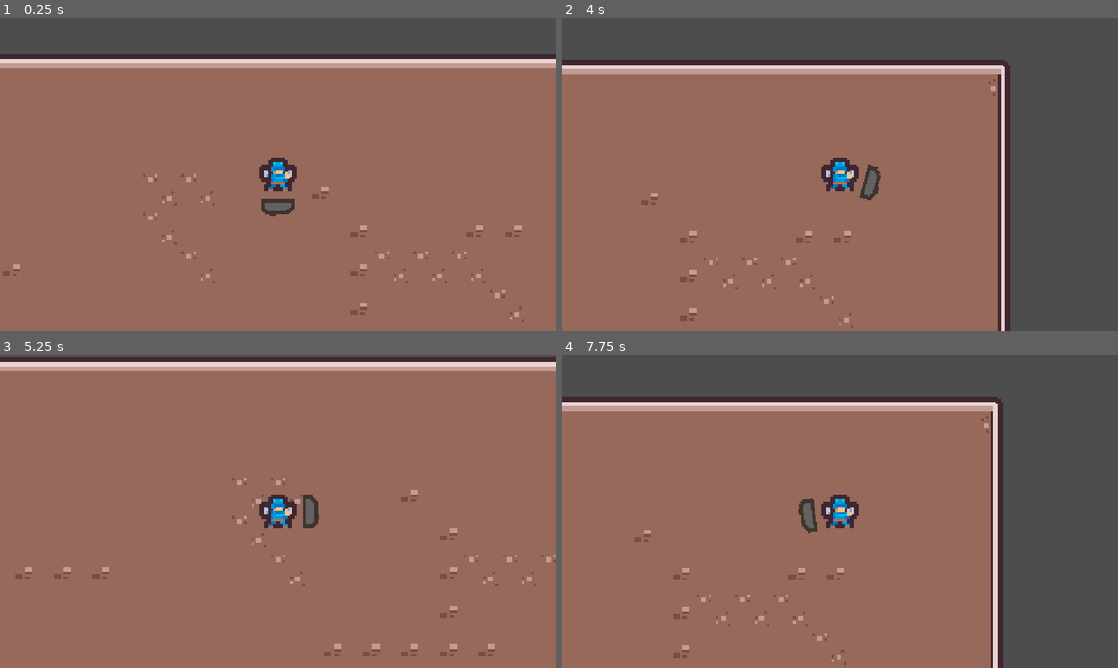
Above: before the commit, frames 1-4 (two rows, left to right).
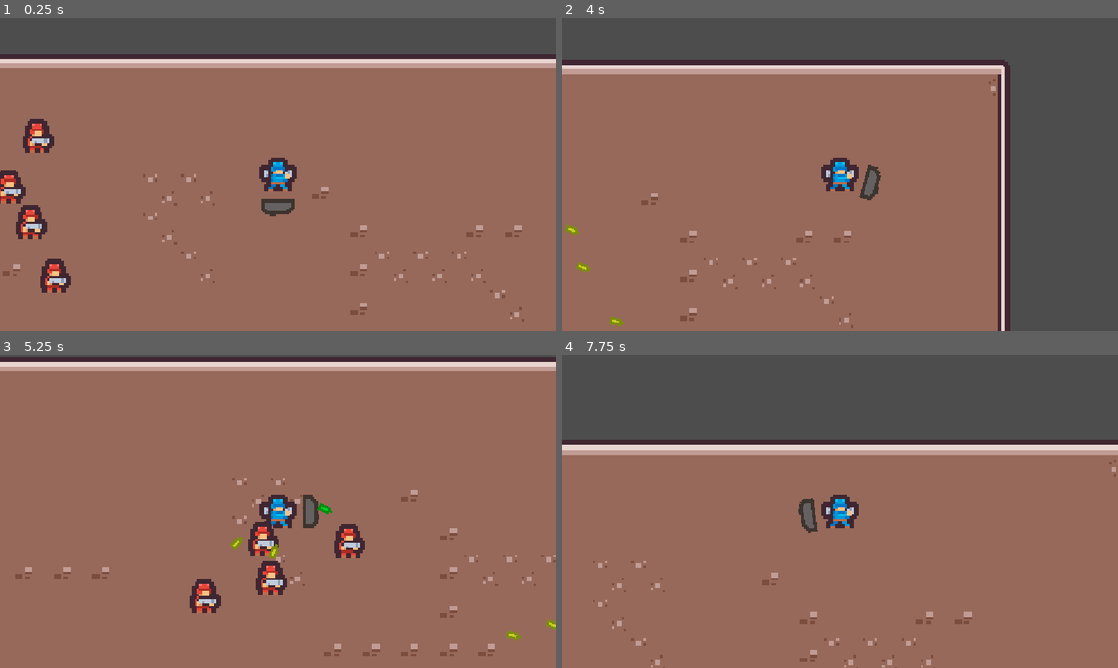
Above: after the commit, the same moments.

Repository: TanushM13/Ricochet-Rebel
Game: Godot game, scene res://scenes/main.tscn
Same seed, same stepped clock (60 frames per second), same inputs: the game is played once before the commit and once after it.
Inputs (mouse positions are in pixels of both pictures, inside the frame that each line leads up to):
- Up to frame 1 (0.25 s): no input
- Up to frame 2 (4 s): move the mouse to (962, 158) at 0.52 s; hold Right (move_right) 0.53-1.28 s; move the mouse to (728, 190) at 1.27 s; hold S (move_down) 1.28-2.03 s; move the mouse to (895, 105) at 2.02 s; hold Right (move_right) 2.03-2.78 s; move the mouse to (812, 237) at 2.77 s; hold Up (move_up) 2.78-3.53 s; move the mouse to (1006, 221) at 3.52 s; hold A (move_left) from 3.53 s (still down)
- Up to frame 3 (5.25 s): move the mouse to (111, 464) at 4.27 s; move the mouse to (305, 511) at 5.02 s; release A (move_left) at 5.03 s; hold S (move_down) from 5.03 s (still down)
- Up to frame 4 (7.75 s): move the mouse to (756, 433) at 5.77 s; release S (move_down) at 5.78 s; hold Right (move_right) 5.78-6.53 s; move the mouse to (962, 495) at 6.52 s; hold Up (move_up) 6.53-7.28 s; move the mouse to (728, 527) at 7.27 s; hold Right (move_right) from 7.28 s (still down)

The runs differ from the first frame. In frame 1, 1.9% of the frame differs, in the area x 0-13%, y 32-88%; in frame 2, 0.2%; in frame 3, 2.2%; in frame 4, 33%, in the area x 0-100%, y 13-100%.

Commit message:
Bullets bounce and damage, enemies have health, the game finally works!!!

Diff:
--- a/project.godot
+++ b/project.godot
@@ -19,6 +19,12 @@
 
 window/stretch/mode="canvas_items"
 window/stretch/aspect="expand"
+
+[global_group]
+
+shield=""
+player=""
+enemies=""
 
 [input]
 
@@ -52,6 +58,14 @@
 ]
 }
 
+[layer_names]
+
+2d_physics/layer_1="walls"
+2d_physics/layer_2="player"
+2d_physics/layer_3="enemy"
+2d_physics/layer_4="shield"
+2d_physics/layer_5="bullets"
+
 [physics]
 
 3d/physics_engine="Jolt Physics"
--- /dev/null
+++ b/scenes/bullet.tscn
@@ -0,0 +1,19 @@
+[gd_scene format=3 uid="uid://cilbbaydy1utd"]
+
+[ext_resource type="Texture2D" uid="uid://dn57fnpwapkoo" path="res://art/bullet.png" id="1_mkf8s"]
+[ext_resource type="Script" uid="uid://bk76hqnym787f" path="res://scripts/bullet.gd" id="1_y25gk"]
+
+[sub_resource type="CircleShape2D" id="CircleShape2D_cjo5l"]
+radius = 2.0
+
+[node name="Bullet" type="CharacterBody2D" unique_id=1363522934]
+collision_layer = 16
+collision_mask = 11
+motion_mode = 1
+script = ExtResource("1_y25gk")
+
+[node name="Sprite2D" type="Sprite2D" parent="." unique_id=1402374194]
+texture = ExtResource("1_mkf8s")
+
+[node name="CollisionShape2D" type="CollisionShape2D" parent="." unique_id=479296687]
+shape = SubResource("CircleShape2D_cjo5l")
--- /dev/null
+++ b/scenes/enemy.tscn
@@ -0,0 +1,32 @@
+[gd_scene format=3 uid="uid://mxatebwmw8vx"]
+
+[ext_resource type="Texture2D" uid="uid://cq53euuwaomb2" path="res://art/battle.png" id="1_7p1mj"]
+[ext_resource type="Script" uid="uid://clo4a7nj1hcdc" path="res://scripts/enemy.gd" id="1_md0e3"]
+
+[sub_resource type="CircleShape2D" id="CircleShape2D_cjo5l"]
+radius = 7.0
+
+[node name="Enemy" type="CharacterBody2D" unique_id=1527700554 groups=["enemies"]]
+collision_layer = 4
+collision_mask = 15
+motion_mode = 1
+script = ExtResource("1_md0e3")
+
+[node name="Sprite2D" type="Sprite2D" parent="." unique_id=1301424982]
+texture = ExtResource("1_7p1mj")
+region_enabled = true
+region_rect = Rect2(256, 128, 16, 16)
+
+[node name="CollisionShape2D" type="CollisionShape2D" parent="." unique_id=1216811621]
+shape = SubResource("CircleShape2D_cjo5l")
+
+[node name="ShootTimer" type="Timer" parent="." unique_id=740161262]
+wait_time = 2.5
+autostart = true
+
+[node name="MoveTimer" type="Timer" parent="." unique_id=1051578104]
+wait_time = 1.5
+autostart = true
+
+[connection signal="timeout" from="ShootTimer" to="." method="_on_shoot_timer_timeout"]
+[connection signal="timeout" from="MoveTimer" to="." method="_on_move_timer_timeout"]
--- a/scenes/main.tscn
+++ b/scenes/main.tscn
@@ -1,10 +1,11 @@
 [gd_scene format=4 uid="uid://chunypk5a35q8"]
 
-[ext_resource type="Texture2D" uid="uid://6b7au8087u8o" path="res://art/tinycitypack.png" id="1_0xm2m"]
-[ext_resource type="PackedScene" uid="uid://oy67rn0cumj3" path="res://scenes/player.tscn" id="1_ig7tw"]
+[ext_resource type="Texture2D" uid="uid://6b7au8087u8o" path="res://art/tinycitypack.png" id="1_0wfyh"]
+[ext_resource type="PackedScene" uid="uid://oy67rn0cumj3" path="res://scenes/player.tscn" id="2_sugp2"]
+[ext_resource type="PackedScene" uid="uid://mxatebwmw8vx" path="res://scenes/enemy.tscn" id="3_jyhfs"]
 
 [sub_resource type="TileSetAtlasSource" id="TileSetAtlasSource_h2yge"]
-texture = ExtResource("1_0xm2m")
+texture = ExtResource("1_0wfyh")
 0:0/0 = 0
 0:0/0/physics_layer_0/polygon_0/points = PackedVector2Array(-8, -8, 8, -8, 8, 8, -8, 8)
 1:0/0 = 0
@@ -157,5 +158,17 @@
 tile_map_data = PackedByteArray("AAAAAAAAAQAAAAAAAAAAAAEAAQAAAAEAAAAAAAIAAQAAAAEAAAABAAMAAQAIAAMAAAACAAMAAQAIAAMAAAADAA …(15296 unchanged characters)…
 tile_set = SubResource("TileSet_ig7tw")
 
-[node name="Player" parent="." unique_id=1262801826 instance=ExtResource("1_ig7tw")]
+[node name="Player" parent="." unique_id=1262801826 instance=ExtResource("2_sugp2")]
 position = Vector2(329, 58)
+
+[node name="Enemy" parent="." unique_id=1527700554 instance=ExtResource("3_jyhfs")]
+position = Vector2(224, 64)
+
+[node name="Enemy2" parent="." unique_id=229263662 instance=ExtResource("3_jyhfs")]
+position = Vector2(240, 96)
+
+[node name="Enemy3" parent="." unique_id=245334048 instance=ExtResource("3_jyhfs")]
+position = Vector2(232, 80)
+
+[node name="Enemy4" parent="." unique_id=6125399 instance=ExtResource("3_jyhfs")]
+position = Vector2(232, 48)
--- a/scenes/player.tscn
+++ b/scenes/player.tscn
@@ -8,7 +8,11 @@
 [sub_resource type="CircleShape2D" id="CircleShape2D_cjo5l"]
 radius = 8.0
 
-[node name="Player" type="CharacterBody2D" unique_id=1262801826]
+[sub_resource type="RectangleShape2D" id="RectangleShape2D_43wnm"]
+size = Vector2(4, 13.5)
+
+[node name="Player" type="CharacterBody2D" unique_id=1262801826 groups=["player"]]
+collision_layer = 2
 motion_mode = 1
 script = ExtResource("1_onrkg")
 
@@ -32,3 +36,11 @@
 rotation = 1.5740623
 scale = Vector2(0.8750001, 0.6875)
 texture = ExtResource("4_qlg0r")
+
+[node name="ShieldBody" type="StaticBody2D" parent="ShieldPivot" unique_id=1338768926 groups=["shield"]]
+position = Vector2(13, 0)
+collision_layer = 8
+collision_mask = 0
+
+[node name="CollisionShape2D" type="CollisionShape2D" parent="ShieldPivot/ShieldBody" unique_id=324232849]
+shape = SubResource("RectangleShape2D_43wnm")
--- /dev/null
+++ b/scripts/bullet.gd
@@ -0,0 +1,24 @@
+extends CharacterBody2D
+
+var bounces: int = 0
+@export var max_bounces: int = 3
+
+func _physics_process(delta: float) -> void:
+	var impact = move_and_collide(velocity*delta)
+
+	if not impact == null:
+		var thing = impact.get_collider()
+		if thing.is_in_group("player") or thing.is_in_group("enemies"):
+			thing.hit()
+			queue_free()
+			return
+		velocity = velocity.bounce(impact.get_normal())
+		if thing.is_in_group("shield"):
+			set_collision_mask_value(2, false)
+			set_collision_mask_value(3, true)
+			modulate = Color.CYAN
+		else:
+			bounces += 1
+		if bounces > max_bounces: queue_free()
+
+	rotation = velocity.angle()
--- /dev/null
+++ b/scripts/enemy.gd
@@ -0,0 +1,45 @@
+extends CharacterBody2D
+
+@export var bullet_speed = 80 # cause it should be faster than the player so you cant dodge it too easily, shield mechanic needed!
+@export var move_speed = 40 # not zombies, actual fighting enemies!
+@export var keep_distance = 120
+@export var personal_space = 24
+@export var acceleration = 200
+@export var health: int = 1
+var target_position: Vector2
+var bullet_scene = preload("res://scenes/bullet.tscn")
+
+func _physics_process(delta: float) -> void:
+	var wanted: Vector2
+	if global_position.distance_to(target_position) > 4:
+		wanted = global_position.direction_to(target_position) * move_speed
+	else:
+		wanted = Vector2.ZERO
+	for other in get_tree().get_nodes_in_group("enemies"):
+		if other == self: continue
+		if global_position.distance_to(other.global_position) < personal_space:
+			wanted += other.global_position.direction_to(global_position) * move_speed
+	velocity = velocity.move_toward(wanted, acceleration * delta)
+	move_and_slide()
+
+
+func _on_shoot_timer_timeout() -> void:
+	var player = get_tree().get_first_node_in_group("player")
+	if player == null: return
+	var bullet = bullet_scene.instantiate()
+	bullet.global_position = global_position
+	bullet.velocity = global_position.direction_to(player.global_position) * bullet_speed
+	get_tree().current_scene.add_child(bullet)
+
+
+
+func _on_move_timer_timeout() -> void:
+	var player = get_tree().get_first_node_in_group("player")
+	if player == null: return
+	target_position = player.global_position + Vector2.from_angle(randf() * TAU)*keep_distance
+	$MoveTimer.wait_time = randf_range(1.0, 2.0)
+
+func hit() -> void:
+	health -= 1
+	if health <= 0:
+		queue_free()
--- a/scripts/player.gd
+++ b/scripts/player.gd
@@ -4,6 +4,7 @@
 @export var slow_speed: float = 40.0
 @export var acceleration: float = 1200.0
 @export var friction: float = 1000.0
+@export var health: int = 3
 
 var current_speed: float = 120.0
 
@@ -18,3 +19,8 @@
 	else:
 		velocity = velocity.move_toward(Vector2.ZERO, friction * delta)
 	move_and_slide()
+
+func hit() -> void:
+	health -= 1
+	if health <= 0:
+		get_tree().reload_current_scene.call_deferred()
Binary file added: art/bullet.png
Not shown, added: art/bullet.png.import
Binary file added: art/weapons.png
Not shown, added: art/weapons.png.import
Not shown, added: scripts/bullet.gd.uid
Not shown, added: scripts/enemy.gd.uid
